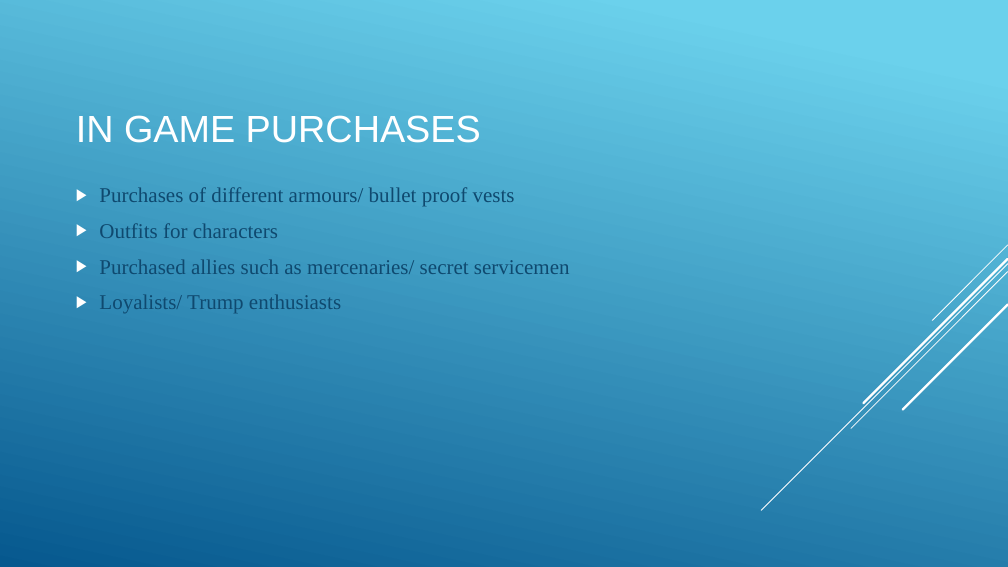
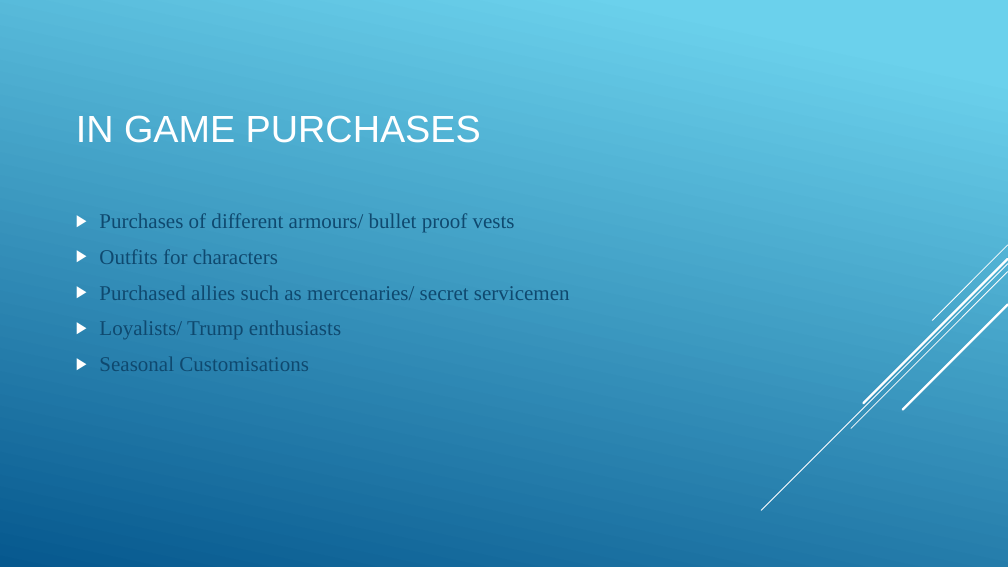
Before and after one commit to ThomasWSimmons/Masters_Uni, a slide deck: slide 13 of Game Design (Dissertation)/Interum Project Presentation/Final Interim Project Pitch (America Down Under).pptx (slide 11 before the commit). Drawn at 1008x567 pixels with LibreOffice and Linux fonts; fonts in the diff are those of the drawing. Boxes give left, top, right and bottom in pixels: in the first picture for what was removed or moved away, otherwise in the second. Text is boxed around its words. In the diff, an @@ line names an element or a change of style, - is before the commit and + after.

```diff
--- a/Game Design (Dissertation)/Interum Project Presentation/Final Interim Project Pitch (America Down Under).pptx
+++ b/Game Design (Dissertation)/Interum Project Presentation/Final Interim Project Pitch (America Down Under).pptx
@@ text "Purchases of different armours/ bullet ..." moved from (x1=99, y1=187, x2=570, y2=313) to (x1=99, y1=213, x2=570, y2=371) @@
@@ text at (x1=99, y1=357, x2=309, y2=371): paragraph added @@
+▶ Seasonal Customisations
```
Also in this commit, not shown: 4 other slides changed, 5 slides added, 2 slides removed, 52 other files.
